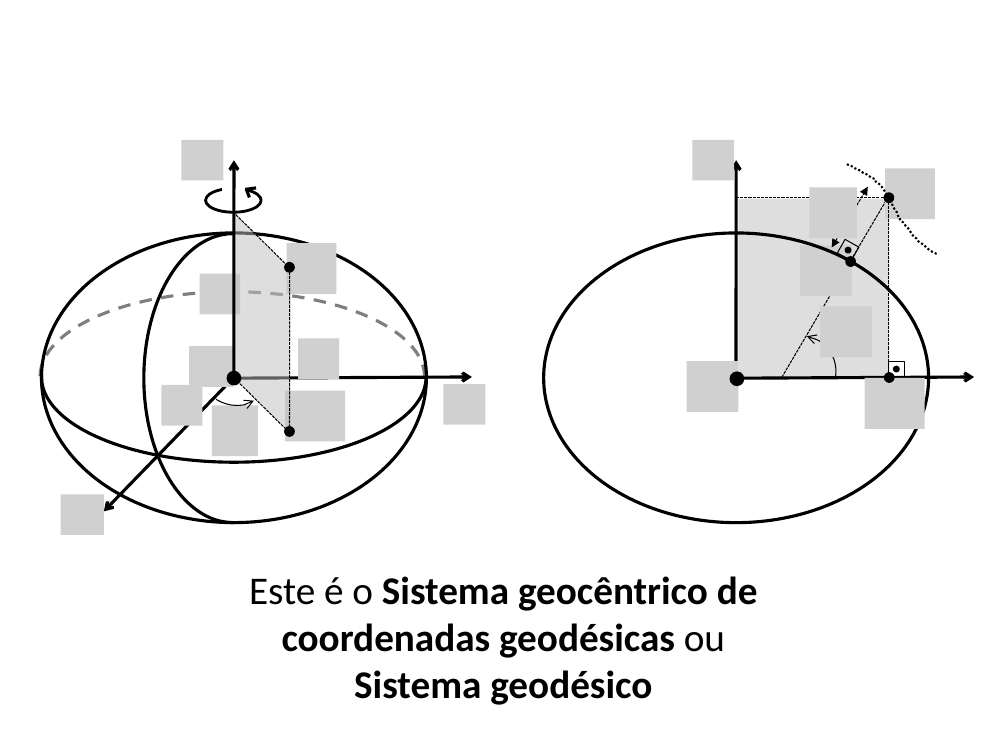
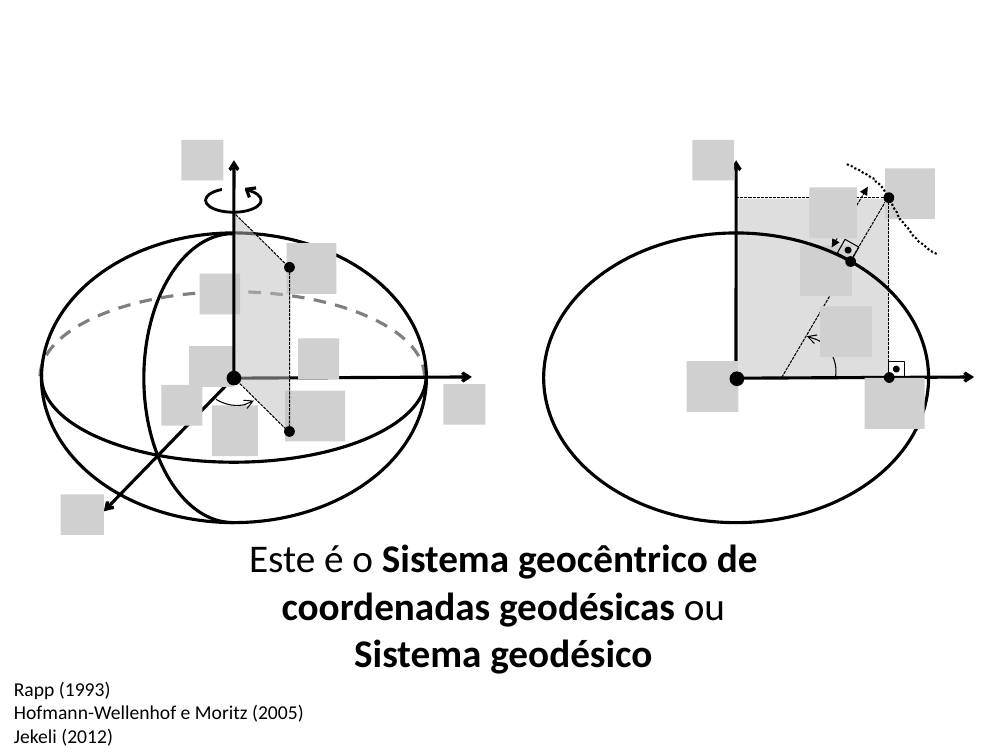
Before and after one commit to pinga-lab/CE-VII-SimBGf-2016, a slide deck: slide 30 of slides/3_sistemas_coordenadas.pptx. Drawn at 1008x756 pixels with LibreOffice and Linux fonts; fonts in the diff are those of the drawing; grey boxes stand for pictures. Boxes give left, top, right and bottom in pixels: in the first picture for what was removed or moved away, otherwise in the second. Text is boxed around its words. In the diff, an @@ line names an element or a change of style, - is before the commit and + after.

Commit message:
inclui referencias sobre sistemas de coordenadas

```diff
--- a/slides/3_sistemas_coordenadas.pptx
+++ b/slides/3_sistemas_coordenadas.pptx
@@ text "Este é o Sistema geocêntrico ...": place and size @@
-text "Este é o Sistema geocêntrico ..." at bbox=[249, 576, 758, 705]
+text "Este é o Sistema geocêntrico ..." at bbox=[249, 544, 758, 674]
@@ text added at bbox=[14, 682, 304, 746], 14 pt, text #000000 @@
+Rapp (1993)
+Hofmann-Wellenhof e Moritz (2005)
+Jekeli (2012)
```
Also in this commit, not shown: 15 other slides changed, 1 slide added.
